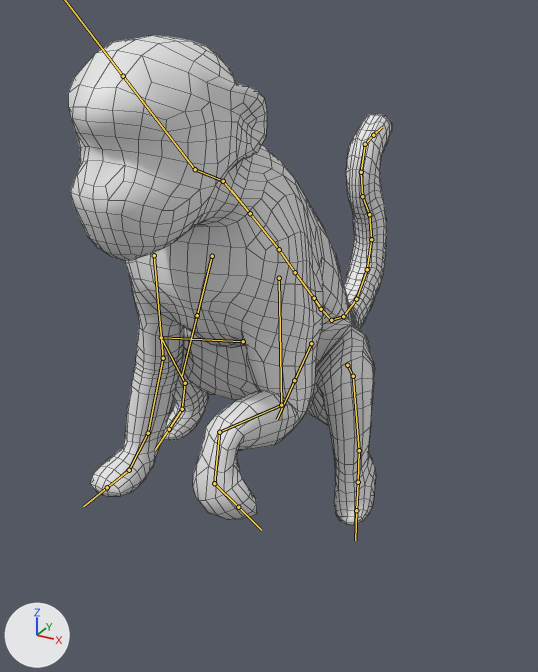
The FBX model Assets/1. Art/3D Assets/Animals/monkey.fbx, before and after one commit.
Both versions are drawn from a 50 mm camera at (0.95, -1.73, 1.2) aimed at (-0.13, 0.23, 0.22). Arrows for +X, +Y and +Z are at lower left; the lights stay in place. Both versions are drawn at the pose saved in each file; the numbers are the values there. The bones that bend it are drawn over the model as lines. Mesh edges are drawn as thin lines. Materials are left out; every surface is plain grey.

Objects in the first picture: 'Macaco_Body'.
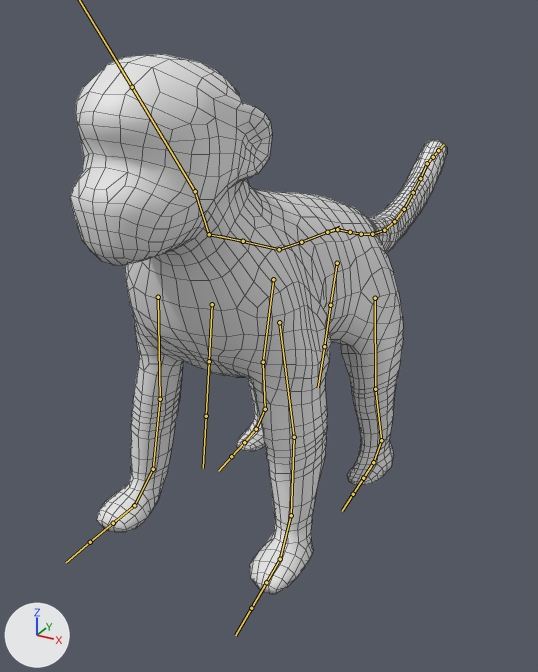
Boxes [x1, y1, x2, y2] around the edits, measured in the pictures (538 x 672 px):
'Macaco_Body', posed (16% wider, 10% taller): before [68, 35, 392, 525]; after [70, 54, 447, 594]
bone 'ColunaTras', root to tip: before (279, 249) to (295, 272); after (279, 249) to (301, 242)
bone 'Bone.003_L.001', root to tip: before (347, 365) to (353, 376); after (375, 298) to (375, 389)
bone 'Bone.003_L.003', root to tip: before (353, 376) to (359, 450); after (375, 389) to (381, 440)
bone 'Bone.003_L.004', root to tip: before (359, 450) to (358, 482); after (381, 440) to (373, 462)
bone 'Bone.003_R.001', root to tip: before (243, 341) to (161, 337); after (273, 279) to (263, 362)
bone 'Bone.003_R.003', root to tip: before (161, 337) to (185, 383); after (263, 362) to (265, 409)
bone 'Bone.003_R.004', root to tip: before (185, 383) to (182, 409); after (265, 409) to (256, 429)
bone 'Bone.003_R.005', root to tip: before (182, 409) to (169, 429); after (256, 429) to (244, 442)
bone 'Rabo', root to tip: before (321, 309) to (331, 320); after (337, 229) to (350, 232)
bone 'Bone.006', root to tip: before (331, 320) to (343, 316); after (350, 232) to (361, 234)
bone 'Bone.007', root to tip: before (343, 316) to (356, 299); after (361, 234) to (372, 234)
bone 'Bone.008', root to tip: before (356, 299) to (367, 269); after (372, 234) to (384, 230)
bone 'Bone.009', root to tip: before (367, 269) to (371, 239); after (384, 230) to (394, 221)
bone 'Bone.010', root to tip: before (371, 239) to (369, 214); after (394, 221) to (404, 209)
bone 'Bone.011', root to tip: before (369, 214) to (362, 196); after (404, 209) to (413, 192)
bone 'Bone.012', root to tip: before (362, 196) to (361, 172); after (413, 192) to (420, 178)
bone 'Bone.013', root to tip: before (361, 172) to (365, 144); after (420, 178) to (427, 163)
bone 'Bone.014', root to tip: before (365, 144) to (373, 135); after (427, 163) to (433, 157)
bone 'ColunaFrente', root to tip: before (279, 249) to (231, 190); after (279, 249) to (219, 236)
bone 'Pecoco', root to tip: before (223, 181) to (195, 169); after (209, 234) to (195, 191)
bone 'Cabeca', root to tip: before (195, 169) to (123, 76); after (195, 191) to (132, 87)
bone 'Bone.015_L.001', root to tip: before (154, 255) to (163, 358); after (158, 297) to (160, 399)
bone 'Bone.015_L.003', root to tip: before (163, 358) to (148, 433); after (160, 399) to (153, 469)
bone 'Bone.015_L.004', root to tip: before (148, 433) to (129, 470); after (153, 469) to (134, 505)
bone 'Bone.015_R.001', root to tip: before (279, 278) to (281, 405); after (279, 322) to (294, 437)
bone 'Bone.015_R.003', root to tip: before (281, 405) to (219, 432); after (294, 437) to (291, 515)
bone 'Bone.015_R.004', root to tip: before (219, 432) to (214, 483); after (291, 515) to (280, 559)
bone 'Bone.015_R.005', root to tip: before (214, 483) to (238, 507); after (280, 559) to (266, 582)

The edits, one by one:
Bone 'ColunaTras' (bone_colunatras) turns from (-38, 0, 0) to (0, 0, 0) degrees about its own x, y and z.
Bone 'Bone.003_L.001' (bone_bone_003_l_001) turns from (-1, -11, -70) to (0, 0, 0) degrees about its own x, y and z.
Bone 'Bone.003_L.003' (bone_bone_003_l_003) turns from (30, -18, 83) to (0, 0, 0) degrees about its own x, y and z.
Bone 'Bone.003_L.004' (bone_bone_003_l_004) turns from (10, -2, 27) to (0, 0, 0) degrees about its own x, y and z.
Bone 'Bone.003_R.001' (bone_bone_003_r_001) turns from (-1, 20, 66) to (0, 0, 0) degrees about its own x, y and z.
Bone 'Bone.003_R.003' (bone_bone_003_r_003) turns from (37, 18, -111) to (0, 0, 0) degrees about its own x, y and z.
Bone 'Bone.003_R.004' (bone_bone_003_r_004) turns from (4, -4, -17) to (0, 0, 0) degrees about its own x, y and z.
Bone 'Bone.003_R.005' (bone_bone_003_r_005) turns from (-8, 0, 18) to (0, 0, 0) degrees about its own x, y and z.
Bone 'Rabo' (bone_rabo) turns from (18, 0, 0) to (0, 0, 0) degrees about its own x, y and z.
Bone 'Bone.006' (bone_bone_006) turns from (24, 0, 0) to (0, 0, 0) degrees about its own x, y and z.
Bone 'Bone.007' (bone_bone_007) turns from (25, 0, 0) to (0, 0, 0) degrees about its own x, y and z.
Bone 'Bone.008' (bone_bone_008) turns from (22, 0, 0) to (0, 0, 0) degrees about its own x, y and z.
Bone 'Bone.009' (bone_bone_009) turns from (20, 0, 0) to (0, 0, 0) degrees about its own x, y and z.
Bone 'Bone.010' (bone_bone_010) turns from (22, 0, 0) to (0, 0, 0) degrees about its own x, y and z.
Bone 'Bone.011' (bone_bone_011) turns from (15, 0, 0) to (0, 0, 0) degrees about its own x, y and z.
Bone 'Bone.012' (bone_bone_012) turns from (-28, 0, 0) to (0, 0, 0) degrees about its own x, y and z.
Bone 'Bone.013' (bone_bone_013) turns from (-37, 0, 0) to (0, 0, 0) degrees about its own x, y and z.
Bone 'Bone.014' (bone_bone_014) turns from (-41, 0, 0) to (0, 0, 0) degrees about its own x, y and z.
Bone 'ColunaFrente' (bone_colunafrente) turns from (-20, 0, 0) to (0, 0, 0) degrees about its own x, y and z.
Bone 'Pecoco' (bone_pecoco) turns from (64, -1, 1) to (0, 0, 0) degrees about its own x, y and z.
Bone 'Cabeca' (bone_cabeca) turns from (-36, 0, -1) to (0, 0, 0) degrees about its own x, y and z.
Bone 'Bone.015_L.001' (bone_bone_015_l_001) turns from (24, -4, 8) to (0, 0, 0) degrees about its own x, y and z.
Bone 'Bone.015_L.003' (bone_bone_015_l_003) turns from (-14, 0, -5) to (0, 0, 0) degrees about its own x, y and z.
Bone 'Bone.015_L.004' (bone_bone_015_l_004) turns from (10, -1, 3) to (0, 0, 0) degrees about its own x, y and z.
Bone 'Bone.015_R.001' (bone_bone_015_r_001) turns from (13, -3, -3) to (0, 0, 0) degrees about its own x, y and z.
Bone 'Bone.015_R.003' (bone_bone_015_r_003) turns from (-56, 13, 54) to (0, 0, 0) degrees about its own x, y and z.
Bone 'Bone.015_R.004' (bone_bone_015_r_004) turns from (37, 42, -64) to (0, 0, 0) degrees about its own x, y and z.
Bone 'Bone.015_R.005' (bone_bone_015_r_005) turns from (45, 63, -36) to (0, 0, 0) degrees about its own x, y and z.
